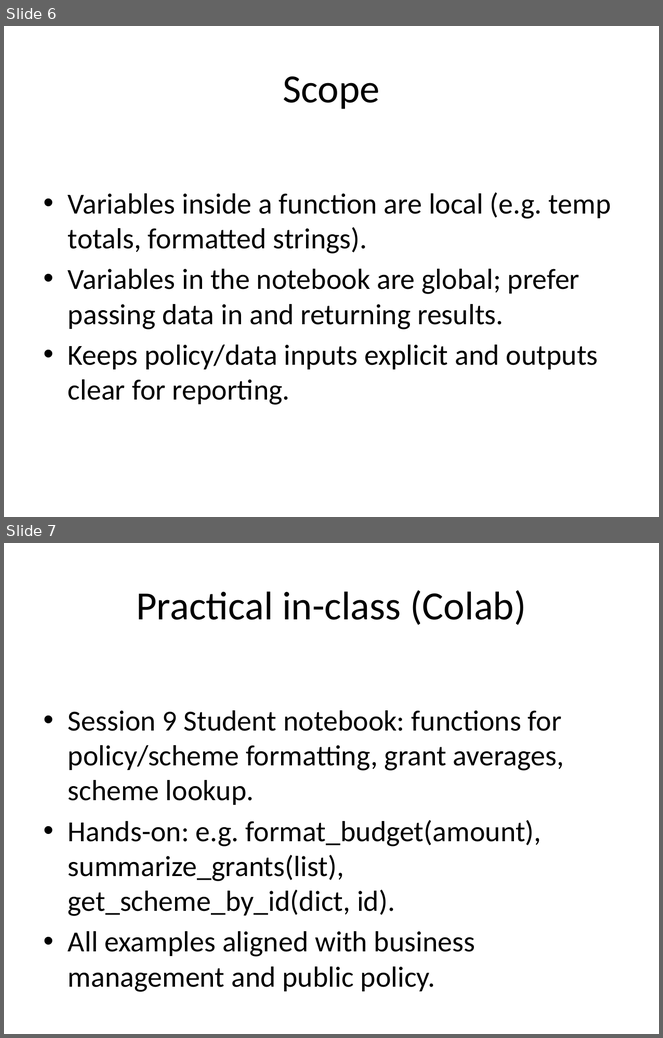
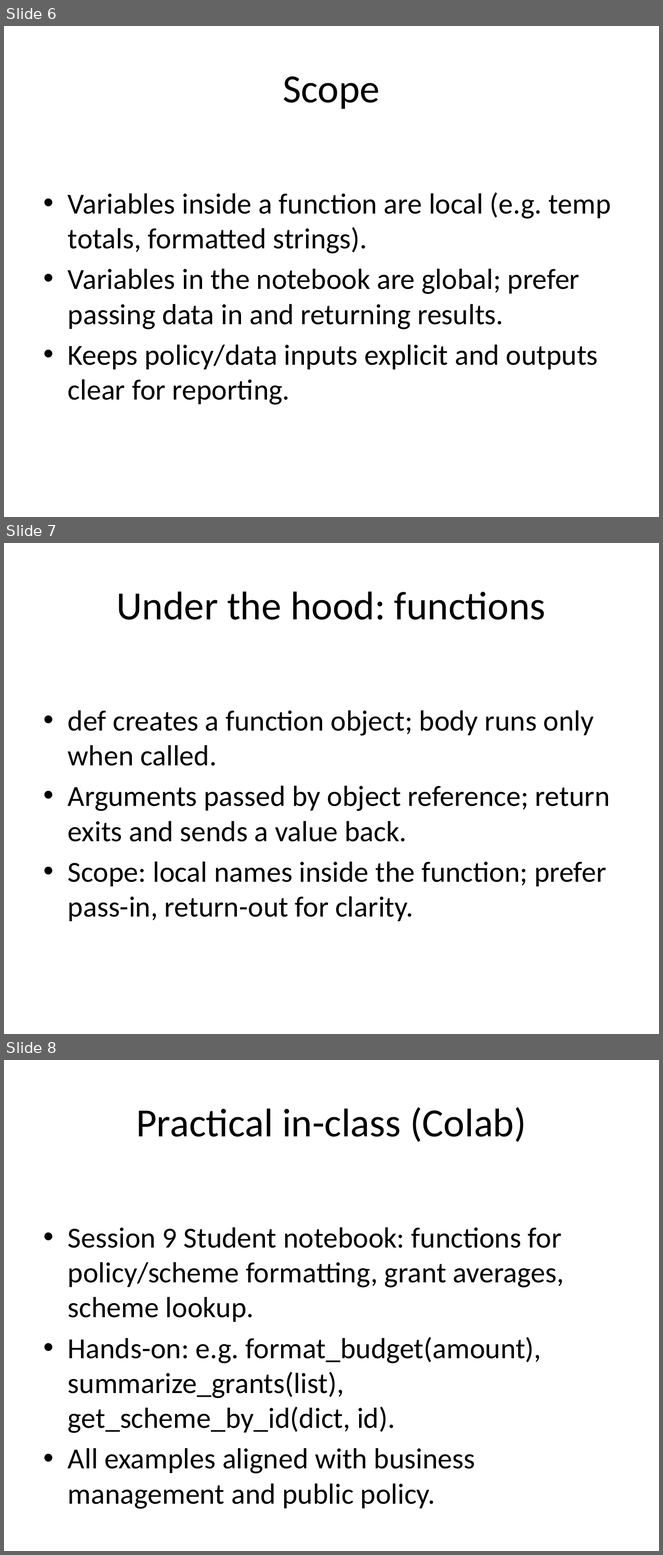
Before and after one commit to liveprasad/FoP_Sessions_8_9, a slide deck: Session9_Functions_Basics.pptx. Shown one above the other, each under a label of ours: slides 6 and 7 before the commit, slides 6, 7 and 8 after it. The pictures are 663x1038 and 663x1555 pixels, drawn with LibreOffice and Linux fonts; fonts in the diff are those of the drawing. Boxes give left, top, right and bottom in pixels: in the first picture for what was removed or moved away, otherwise in the second. Text is boxed around its words. In the diff, an @@ line names an element or a change of style, - is before the commit and + after.

```diff
--- a/Session9_Functions_Basics.pptx
+++ b/Session9_Functions_Basics.pptx
@@ slide 7 added at (4, 543, 659, 1034), background #FFFFFF @@
@@ title added at (117, 591, 546, 620), 44 pt, text #000000 @@
+Under the hood: functions
@@ text added at (68, 710, 610, 922), 32 pt, text #000000 @@
+• def creates a function object; body runs only when called.
+• Arguments passed by object reference; return exits and sends a value back.
+• Scope: local names inside the function; prefer pass-in, return-out for clarity.
@@ what was slide 7 is now slide 8 @@
```
Also in this commit, not shown: 4 other files.
